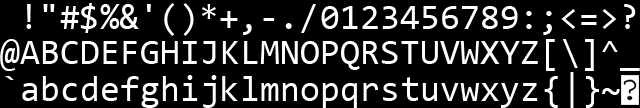
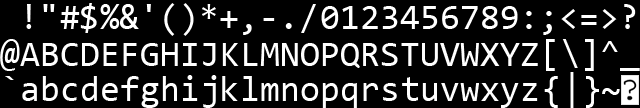
Comparing the layer stacks of the two w=640, h=108 images. Changes:
added layer "图层 6" above "!'#$%&'()*+,-./0123456789:;<=>? @ABCDEFGHIJKLMNOPQRSTUVWXYZ[\]" over 341, 43, 360, 68
painted on "!'#$%&'()*+,-./0123456789:;<=>? @ABCDEFGHIJKLMNOPQRSTUVWXYZ[\]" over 20, 41, 538, 70
